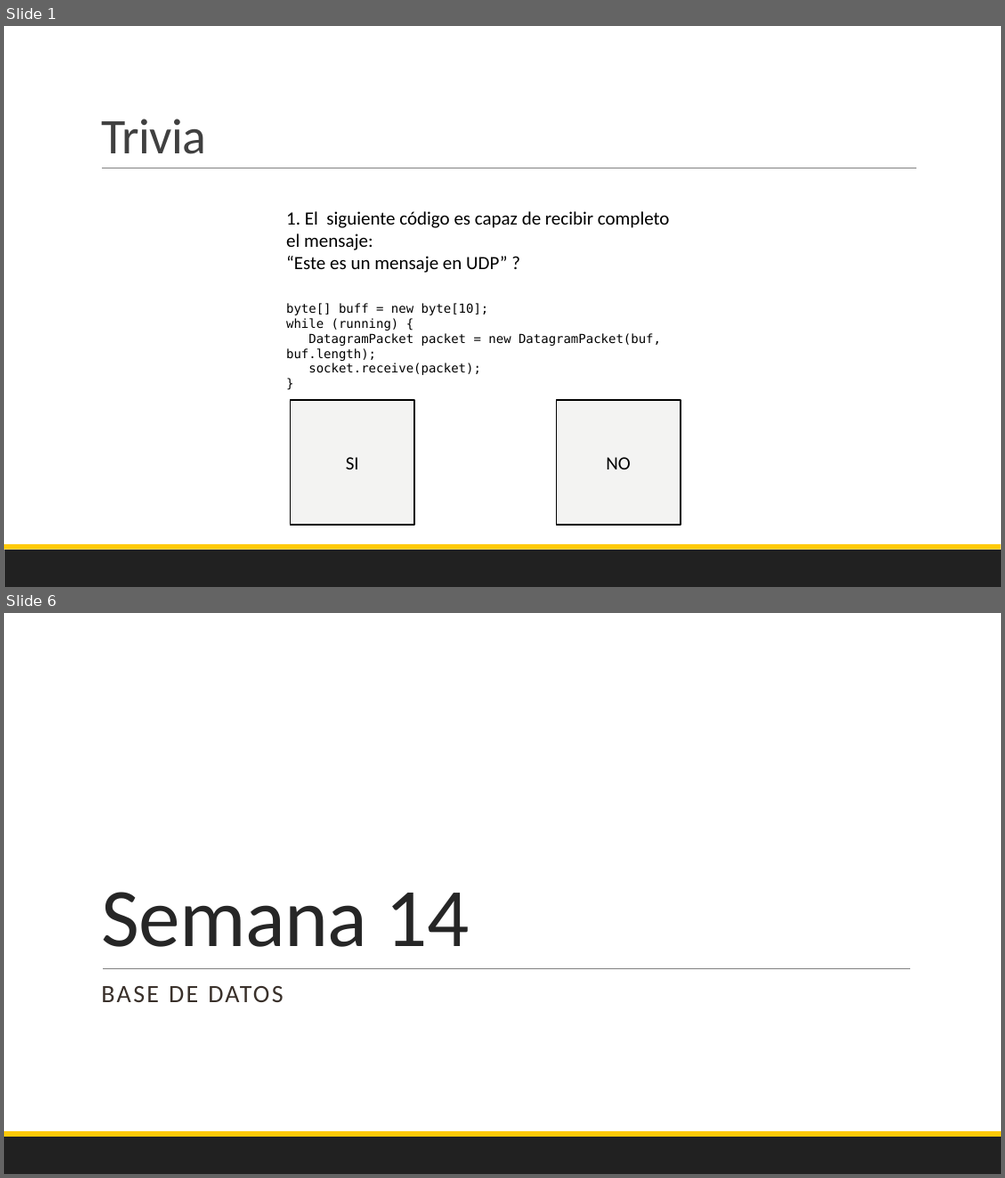
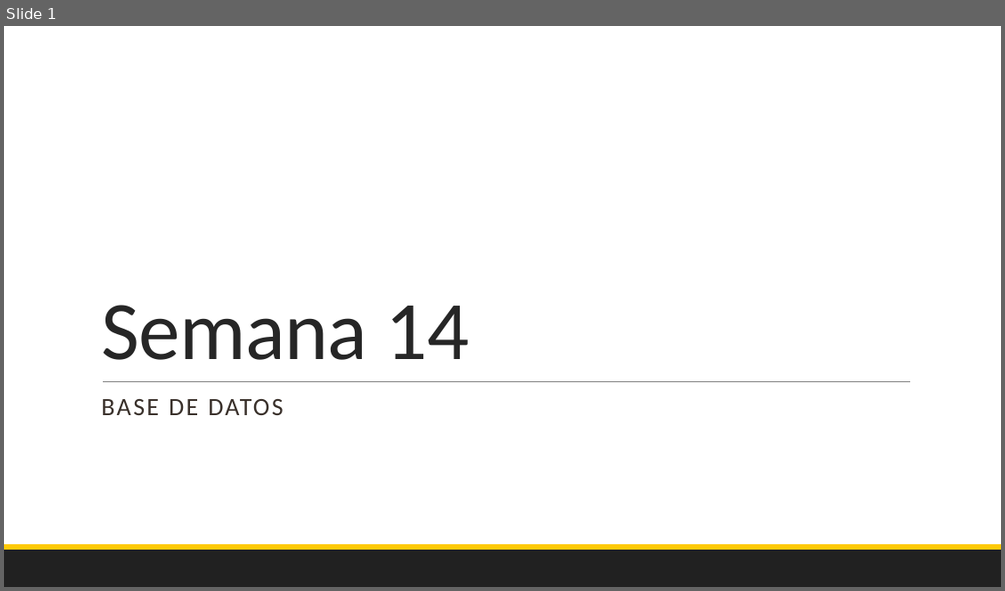
Before and after one commit to Domiciano/EcoApp201, a slide deck: Semana 14/PresentacionMartes.pptx. Shown one above the other, each under a label of ours: slides 1 and 6 before the commit, slide 1 after it; the slides between them are not shown. The pictures are 1005x1178 and 1005x591 pixels, drawn with LibreOffice and Linux fonts; fonts in the diff are those of the drawing. Boxes give left, top, right and bottom in pixels: in the first picture for what was removed or moved away, otherwise in the second. Text is boxed around its words. In the diff, an @@ line names an element or a change of style, - is before the commit and + after.

```diff
--- a/Semana 14/PresentacionMartes.pptx
+++ b/Semana 14/PresentacionMartes.pptx
@@ slide 1 removed at (x1=4, y1=26, x2=1001, y2=587), background #FFFFFF; not listed: 2 template elements that a slide beside it also shows @@
@@ title removed at (x1=101, y1=119, x2=206, y2=154) @@
-Trivia
@@ line removed from (102, 168) to (917, 168) @@
@@ text removed at (x1=286, y1=211, x2=670, y2=273) @@
-1. El siguiente código es capaz de recibir completo el mensaje:
-“Este es un mensaje en UDP” ?
@@ text removed at (x1=286, y1=303, x2=661, y2=375) @@
-byte[] buff = new byte[10];
-while (running) {
-DatagramPacket packet = new DatagramPacket(buf, buf.length);
-socket.receive(packet);
-}
@@ rectangle removed at (x1=291, y1=400, x2=414, y2=524) @@
-SI
@@ rectangle removed at (x1=556, y1=400, x2=680, y2=524) @@
-NO
@@ what was slide 6 is now slide 1 @@
```
Also in this commit, not shown: 7 slides added, 4 other slides removed, 3 other files.
